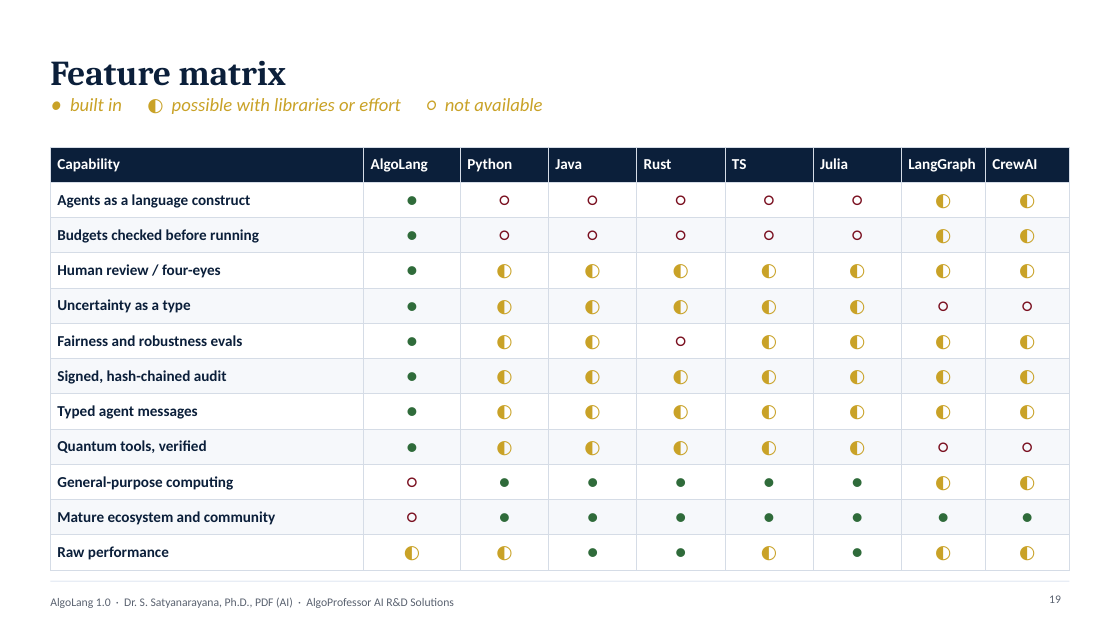
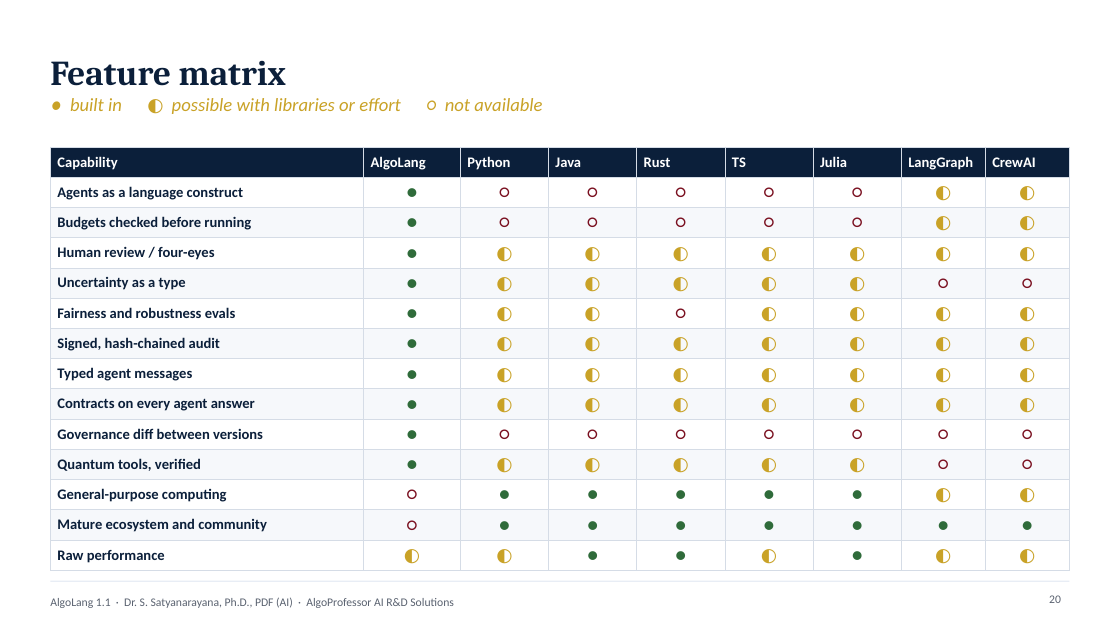
Before and after one commit to drssnaiml1-cell/algolang, a slide deck: slide 20 of docs/presentation/AlgoLang_Presentation.pptx (slide 19 before the commit). Drawn at 1120x630 pixels with LibreOffice and Linux fonts; fonts in the diff are those of the drawing. Boxes give left, top, right and bottom in pixels: in the first picture for what was removed or moved away, otherwise in the second. Text is boxed around its words. In the diff, an @@ line names an element or a change of style, - is before the commit and + after.

```diff
--- a/docs/presentation/AlgoLang_Presentation.pptx
+++ b/docs/presentation/AlgoLang_Presentation.pptx
@@ table at [50,147,1070,567] @@
+row 9: Contracts on every agent answer | ● | ◐ | ◐ | ◐ | ◐ | ◐ | ◐ | ◐
+row 10: Governance diff between versions | ● | ○ | ○ | ○ | ○ | ○ | ○ | ○
@@ text at [50,597,454,608]: text changed @@
-AlgoLang 1.0 · Dr. S. Satyanarayana, Ph.D., PDF (AI) · AlgoProfessor AI R&D Solutions
+AlgoLang 1.1 · Dr. S. Satyanarayana, Ph.D., PDF (AI) · AlgoProfessor AI R&D Solutions
@@ page number at [1049,595,1061,603]: text changed @@
-19
+20
```
Also in this commit, not shown: 33 other slides changed, 1 slide added, 31 other files.
